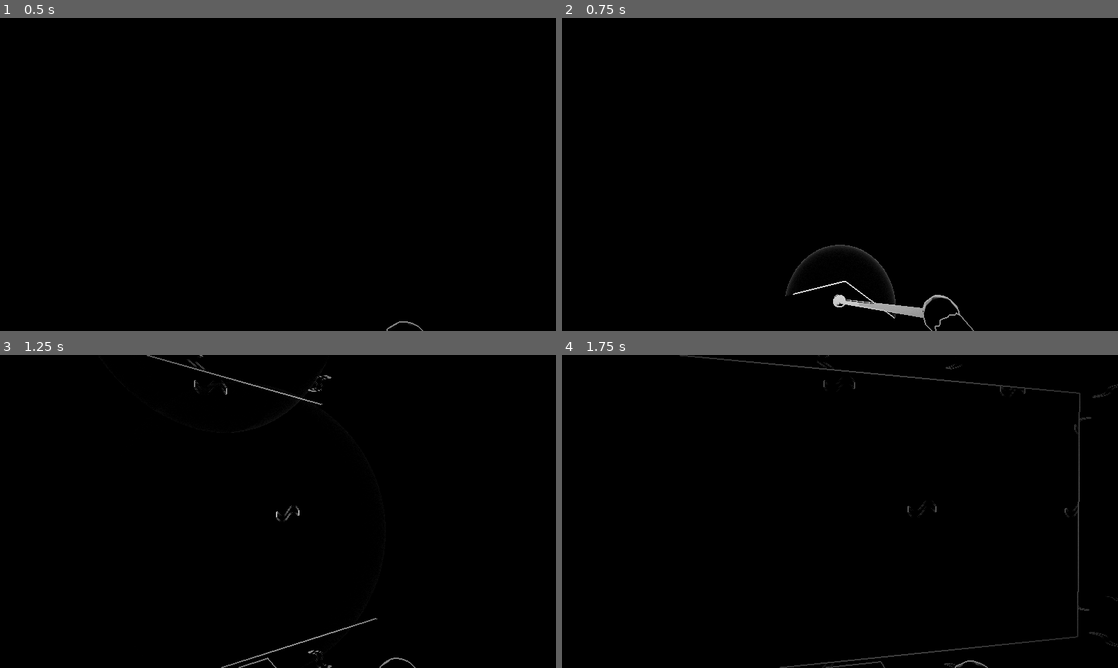
Above: before the commit, frames 1-4 (two rows, left to right).
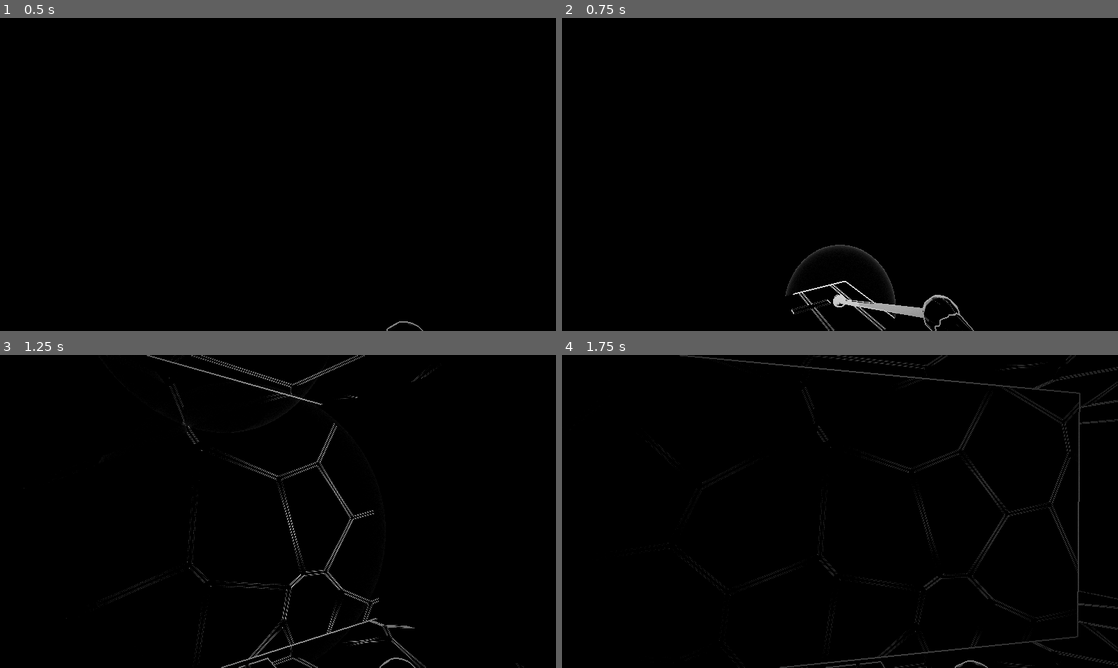
Above: after the commit, the same moments.

Repository: cleveralbatraoz/unseeing
Game: Godot game, scene res://scenes/main.tscn
Two runs of this game, one before a commit and one after it. Both use one fixed random seed, a clock stepped at 60 frames per second and the inputs below.
Inputs (mouse positions are in pixels of both pictures, inside the frame that each line leads up to):
- Up to frame 1 (0.5 s): no input
- Up to frame 2 (0.75 s): tap Enter at 0.5 s; move the mouse to (867, 174) at 0.52 s; hold W (move_forward) from 0.53 s (still down); click (867, 174) at 0.67 s
- Up to frame 3 (1.25 s): keep holding W (move_forward)
- Up to frame 4 (1.75 s): keep holding W (move_forward); move the mouse to (812, 511) at 1.27 s

Frame 1 is identical in both runs. In frame 2, 0.2% of the frame differs, in the area x 41-74%, y 85-100%; in frame 3, 1.5%; in frame 4, 1.6%, in the area x 15-100%, y 0-100%.

Commit message:
Materials are construction: every stone and plank gets its own outline
A material is now the pieces the object is made of, each piece outlined
and nothing else: rock walls resolve into irregular stones (voronoi cell
borders), wooden surfaces into staggered planks with butt joints, wool
into soft tufts, cloth into quilted diamonds, glass into panes. The
boundaries are engraved into the distance channel, so the edge detector
draws each piece in the same thin straight stroke as every other
outline; fills stay fully transparent and the reveal channel stays pure.

Diff:
--- a/game/shaders/data_pass.gdshader
+++ b/game/shaders/data_pass.gdshader
@@ -53,10 +53,11 @@
 	// normal id: distinct levels for the six axis directions, continuous for
 	// curved surfaces — one channel is enough for crease detection
 	float nid = 0.5 + v_nworld.x * 0.30 + v_nworld.y * 0.17 + v_nworld.z * 0.09;
-	// material glyphs are ENGRAVED into the distance channel: the hearing
-	// pass's edge detector draws them itself, in the same thin stroke as the
-	// outlines, gated by the same reveal — the fill stays fully transparent
-	float glyph = material_pattern(v_world, v_nworld, u_material);
+	// the material is the object's CONSTRUCTION: boundaries between its
+	// pieces (stones, planks, panes) are engraved into the distance channel,
+	// so the hearing pass's edge detector outlines each piece in the same
+	// thin stroke as everything else — fills stay fully transparent
+	float piece_border = material_pattern(v_world, v_nworld, u_material);
 	ALBEDO = vec3(clamp(reveal, 0.0, 1.0), nid,
-			clamp(vd / DIST_PACK_RANGE + 0.028 * glyph, 0.0, 1.0));
+			clamp(vd / DIST_PACK_RANGE + 0.028 * piece_border, 0.0, 1.0));
 }
Not shown, changed: game/shaders/materials.gdshaderinc
